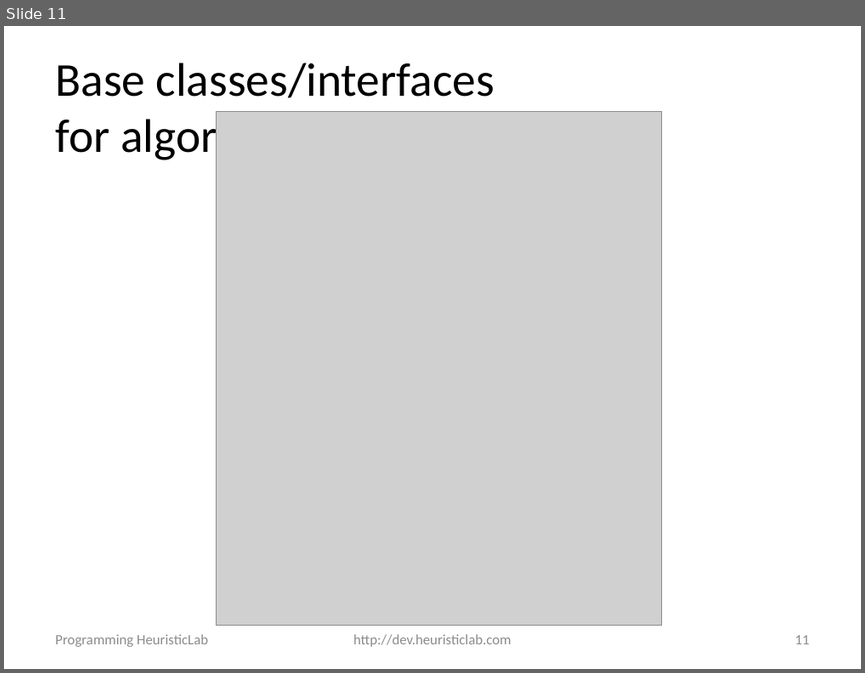
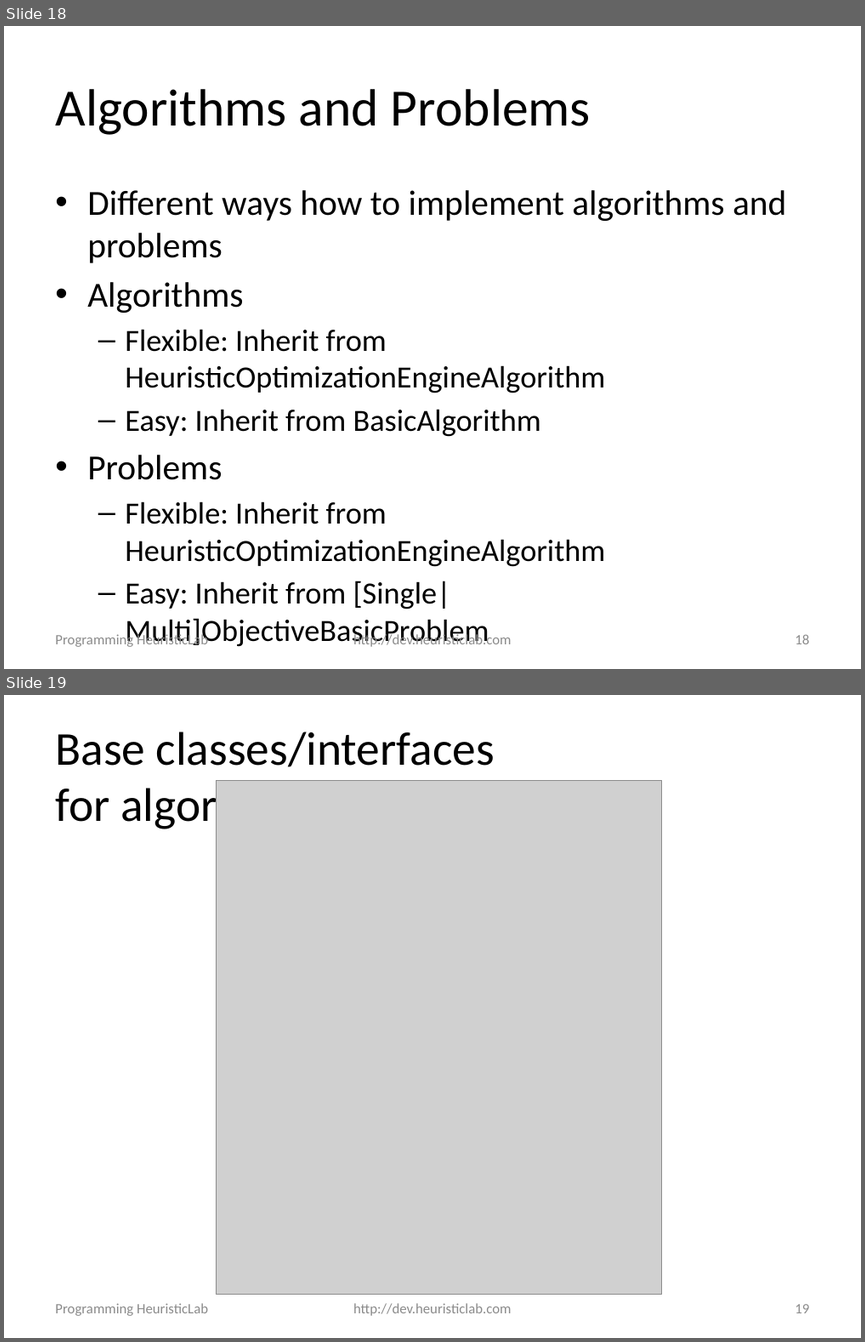
Before and after one commit to heal-research/HeuristicLab, a slide deck: documentation/Tutorials/Programming HeuristicLab - Algorithms and Problems.pptx. Shown one above the other, each under a label of ours: slide 11 before the commit, slides 18 and 19 after it. The pictures are 865x673 and 865x1342 pixels, drawn with LibreOffice and Linux fonts; fonts in the diff are those of the drawing; grey boxes stand for pictures; background and template pictures are left out. Boxes give left, top, right and bottom in pixels: in the first picture for what was removed or moved away, otherwise in the second. Text is boxed around its words. In the diff, an @@ line names an element or a change of style, - is before the commit and + after.

Commit message:
#2317 worked on programming slides

```diff
--- a/documentation/Tutorials/Programming HeuristicLab - Algorithms and Problems.pptx
+++ b/documentation/Tutorials/Programming HeuristicLab - Algorithms and Problems.pptx
@@ slide 18 added at (4, 26, 861, 669), background #FFFFFF @@
@@ title added at (55, 89, 590, 135), 44 pt, text #000000 @@
+Algorithms and Problems
@@ text added at (87, 190, 786, 609), 25.9 pt, text #000000 @@
+• Different ways how to implement algorithms and problems
+• Algorithms
+  – Flexible: Inherit from HeuristicOptimizationEngineAlgorithm
+  – Easy: Inherit from BasicAlgorithm
+• Problems
+  – Flexible: Inherit from HeuristicOptimizationEngineAlgorithm
+  – Easy: Inherit from [Single|Multi]ObjectiveBasicProblem
@@ text added at (55, 633, 208, 646), 12 pt, text #8C8C8C @@
+Programming HeuristicLab
@@ text added at (353, 633, 511, 646), 12 pt, text #8C8C8C @@
+http://dev.heuristiclab.com
@@ page number added at (794, 634, 809, 644), 12 pt, text #8C8C8C @@
+18
@@ what was slide 11 is now slide 19 @@
@@ page number at (794, 1304, 809, 1313): text changed @@
-11
+19
```
Also in this commit, not shown: 7 other slides added.
